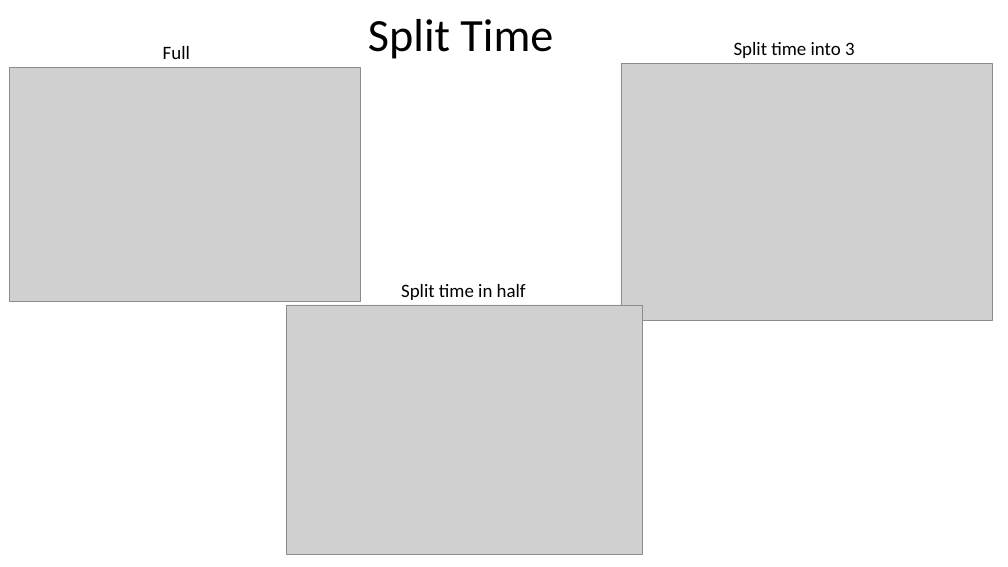
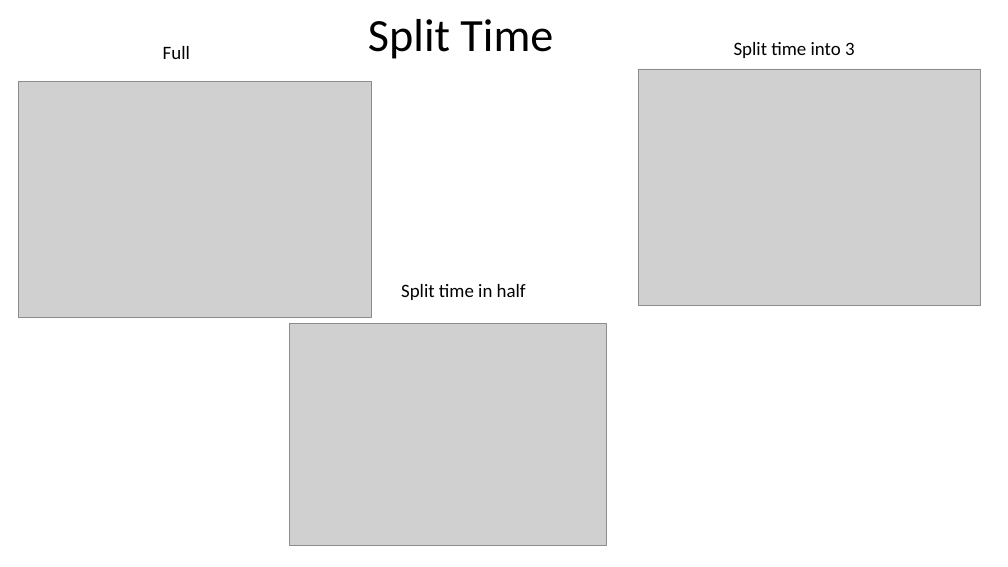
Before and after one commit to GrattonLab/MSC_Alexis, a slide deck: slide 9 of analysis/output/results/MVPA_ACC_02192020.pptx. Drawn at 1008x567 pixels with LibreOffice and Linux fonts; fonts in the diff are those of the drawing; grey boxes stand for pictures. Boxes give left, top, right and bottom in pixels: in the first picture for what was removed or moved away, otherwise in the second. Text is boxed around its words. In the diff, an @@ line names an element or a change of style, - is before the commit and + after.

Commit message:
presentation

```diff
--- a/analysis/output/results/MVPA_ACC_02192020.pptx
+++ b/analysis/output/results/MVPA_ACC_02192020.pptx
@@ picture: place and size @@
-picture at [10,67,361,302]
+picture at [18,81,371,317]
@@ picture: place and size @@
-picture at [621,64,993,320]
+picture at [639,69,982,305]
@@ picture: place and size @@
-picture at [287,305,642,554]
+picture at [290,324,606,546]
```
